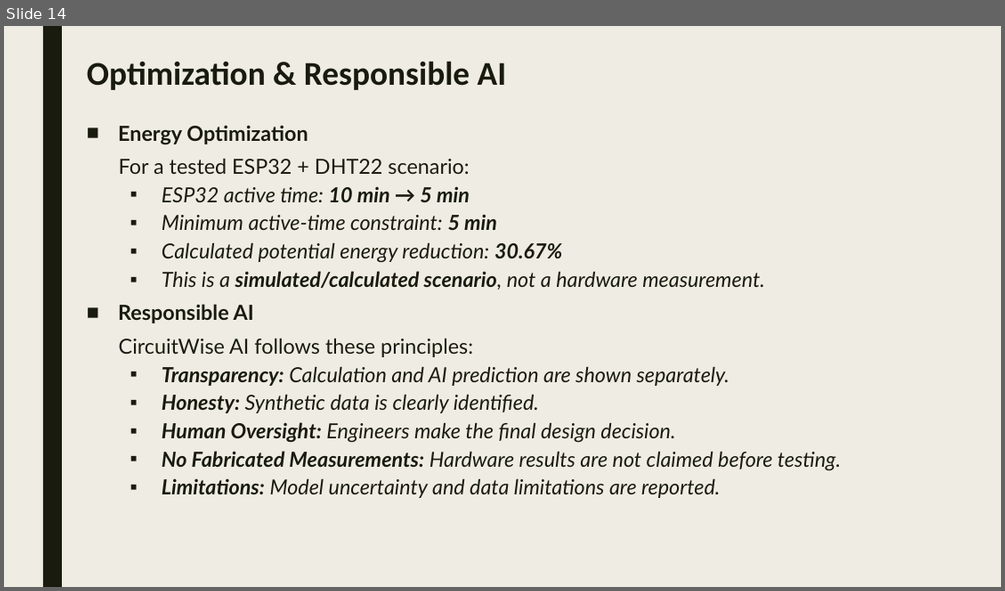
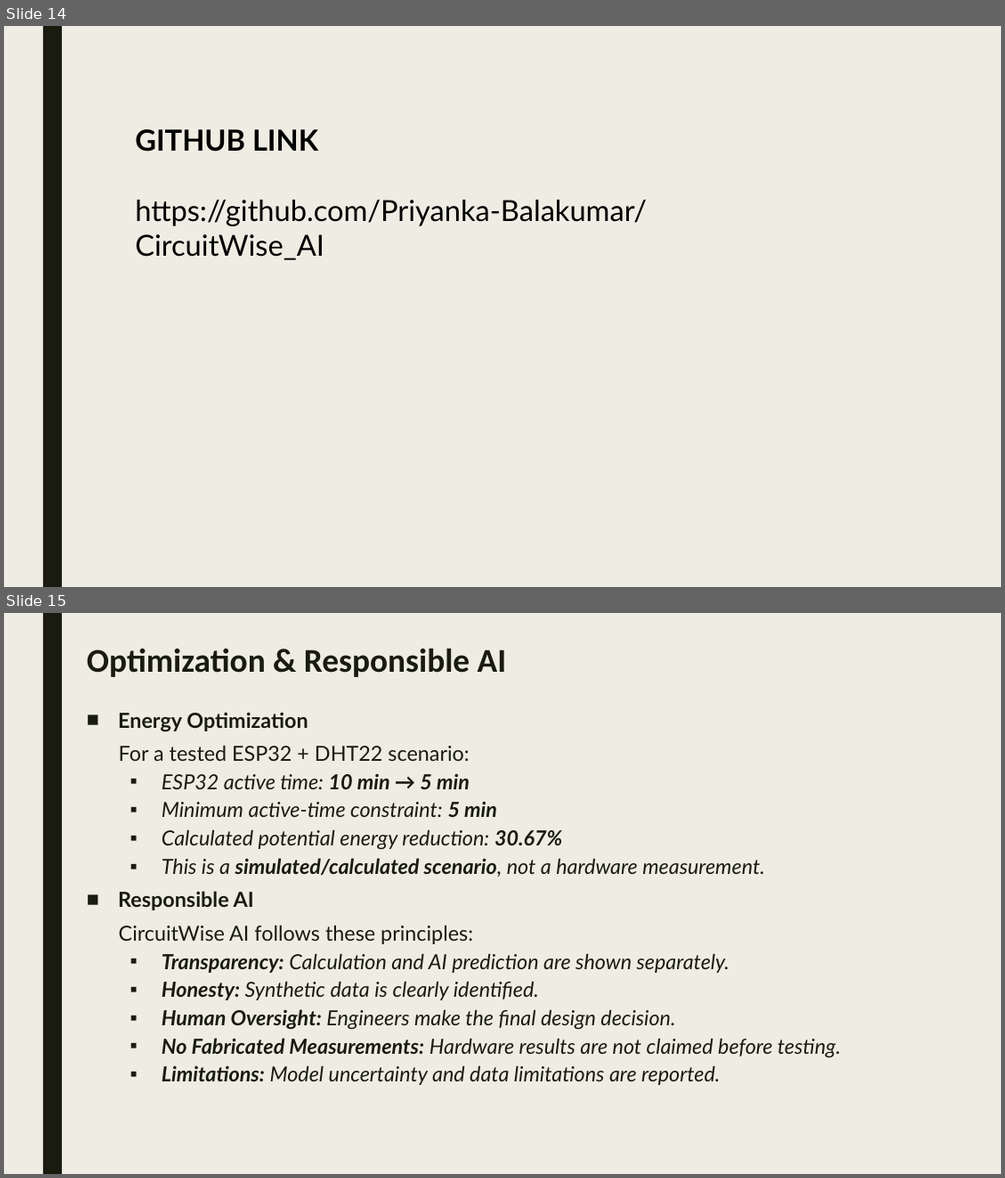
Before and after one commit to Priyanka-Balakumar/CircuitWise_AI, a slide deck: CircuitWise_ppt.pptx. Shown one above the other, each under a label of ours: slide 14 before the commit, slides 14 and 15 after it. The pictures are 1005x591 and 1005x1178 pixels, drawn with LibreOffice and Linux fonts; fonts in the diff are those of the drawing. Boxes give left, top, right and bottom in pixels: in the first picture for what was removed or moved away, otherwise in the second. Text is boxed around its words. In the diff, an @@ line names an element or a change of style, - is before the commit and + after.

```diff
--- a/CircuitWise_ppt.pptx
+++ b/CircuitWise_ppt.pptx
@@ slide 14 added at [4,26,1001,587], background #EFEDE3; not listed: 1 template element that a slide beside it also shows @@
@@ text added at [135,129,647,260], 28 pt, text #000000 @@
+GITHUB LINK
+https://github.com/Priyanka-Balakumar/CircuitWise_AI
@@ what was slide 14 is now slide 15 @@
```
